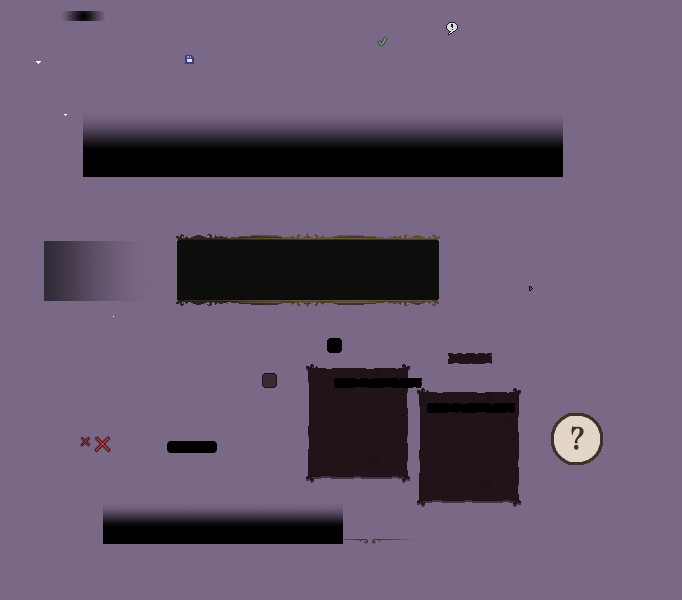
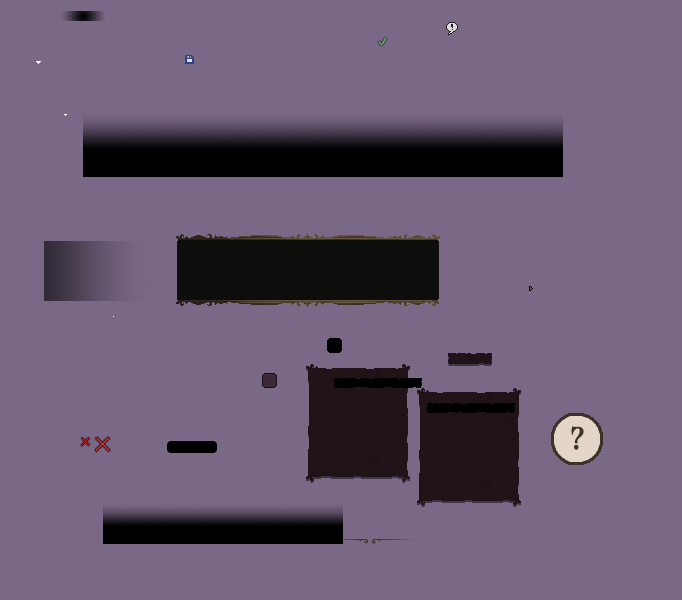
Layered file, before and after one edit (w=682, h=600). Changes by layer:
painted on "ButtonContainer.png" over [left=448, top=353, right=492, bottom=364]
